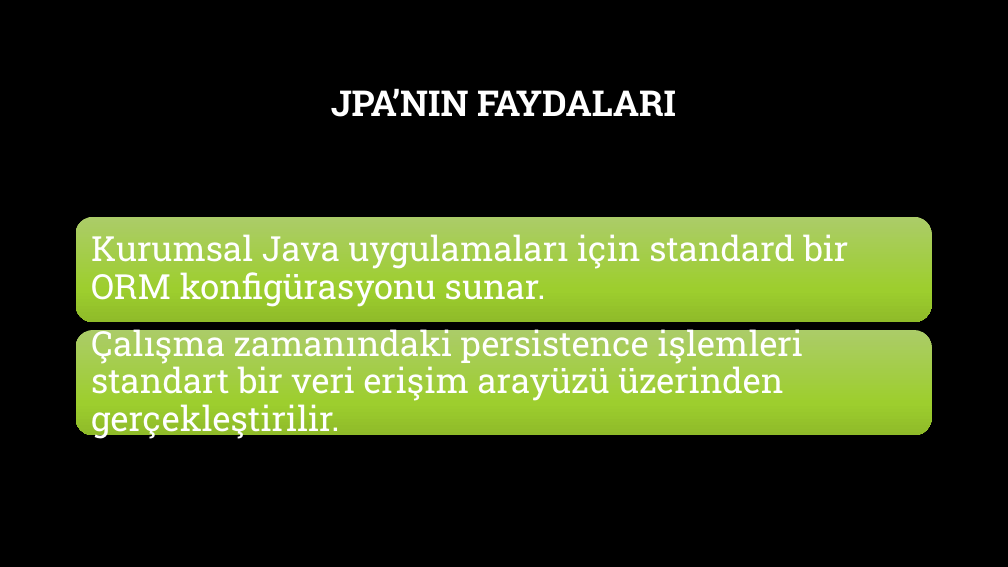
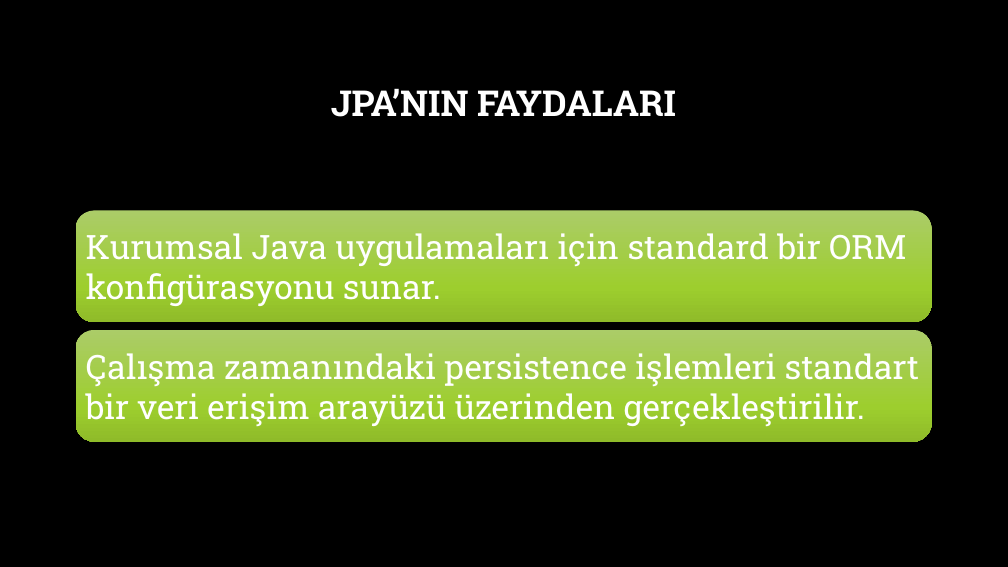
Before and after one commit to burakduman-bilgeadam/sunum, a slide deck: slide 9 of Spring/7-spring-data-jpa-hibernate.pptx. Drawn at 1008x567 pixels with LibreOffice and Linux fonts; fonts in the diff are those of the drawing; background and template pictures are left out. Boxes give left, top, right and bottom in pixels: in the first picture for what was removed or moved away, otherwise in the second. Text is boxed around its words. In the diff, an @@ line names an element or a change of style, - is before the commit and + after.

```diff
--- a/Spring/7-spring-data-jpa-hibernate.pptx
+++ b/Spring/7-spring-data-jpa-hibernate.pptx
@@ text "Kurumsal Java uygulamaları için standard ..." at [86,233,907,306]: size 33 to 32 pt; line spacing 0.9 to 1 @@
@@ rounded rectangle: place and size @@
-rounded rectangle at [76,217,932,322]
+rounded rectangle at [76,210,932,322]
@@ text "Çalışma zamanındaki persistence işlemleri standart ..." at [86,353,919,426]: size 33 to 32 pt; line spacing 0.9 to 1 @@
@@ rounded rectangle: place and size @@
-rounded rectangle at [76,330,932,435]
+rounded rectangle at [76,330,932,442]
```
Also in this commit, not shown: 7 other slides changed.
